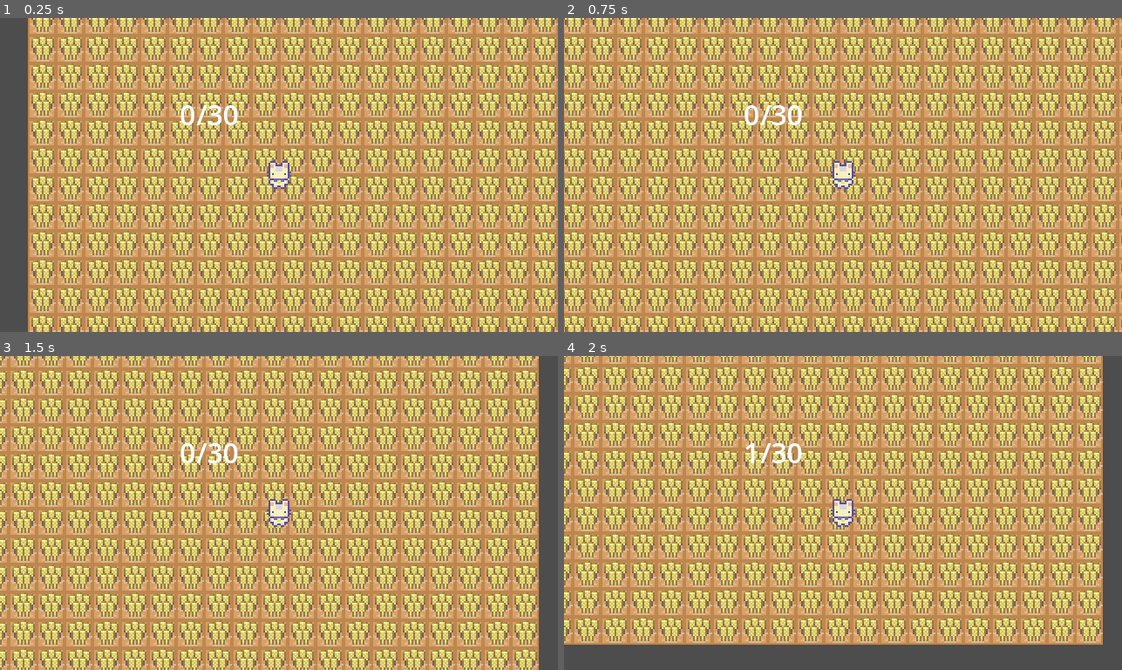
Above: before the commit, frames 1-4 (two rows, left to right).
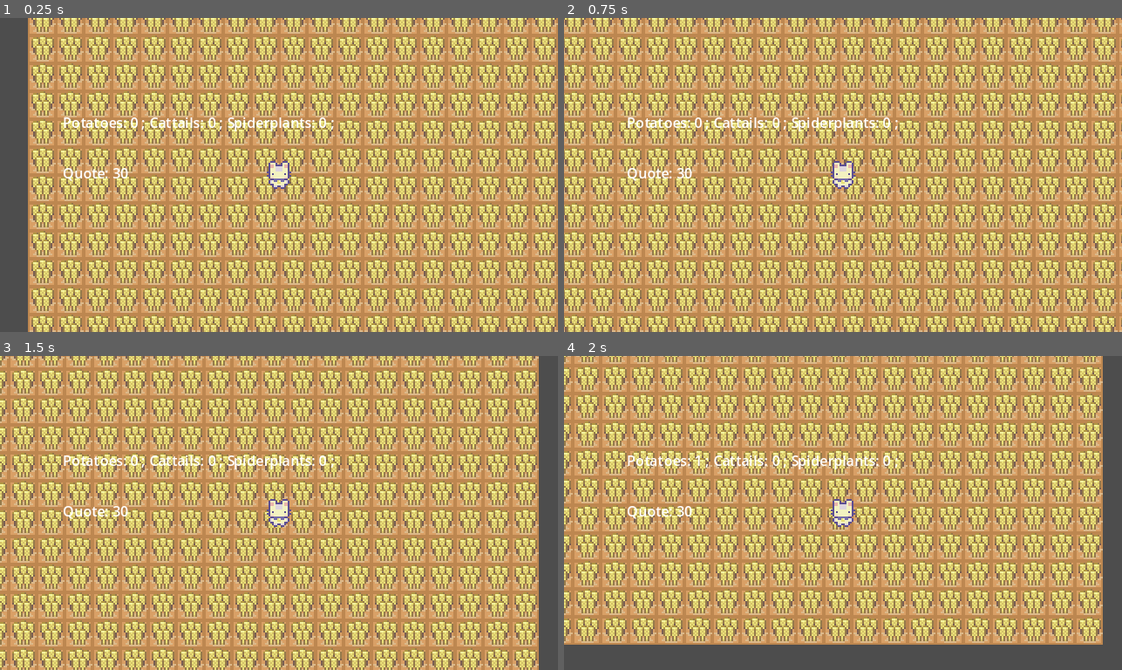
Above: after the commit, the same moments.

Repository: Voladsky/start-game-jam-2024
Game: Godot game, scene res://world/world.tscn
Two runs of this game, one before a commit and one after it. Both use one fixed random seed, a clock stepped at 60 frames per second and the inputs below.
Inputs:
- Up to frame 1 (0.25 s): no input
- Up to frame 2 (0.75 s): tap Enter at 0.5 s; hold D (move_right) from 0.53 s (still down); tap T at 0.6 s
- Up to frame 3 (1.5 s): tap Y at 0.8, 1.35 s; release D (move_right) at 1.28 s; hold S (move_down) from 1.28 s (still down)
- Up to frame 4 (2 s): keep holding S (move_down); tap Q at 1.55 s

The runs differ from the first frame. In frame 1, 1.1% of the frame differs, in the area x 11-60%, y 27-52%; in frame 2, 1.1%; in frame 3, 1.1%; in frame 4, 1.1%.

Commit message:
Added resource bar, plant generator (washing machine) interface

Diff:
--- /dev/null
+++ b/UI/resource_bar/resource_bar.gd
@@ -0,0 +1,19 @@
+extends Label
+
+@onready var quote = $"../../Quote"
+
+# Called when the node enters the scene tree for the first time.
+func _ready():
+	pass # Replace with function body.
+
+
+# Called every frame. 'delta' is the elapsed time since the previous frame.
+func _process(delta):
+	text = "Potatoes: %s ; Cattails: %s ; Spiderplants: %s ;\n
+	Quote: %s" % \
+		[plant_amount.potato_amount,
+		 plant_amount.cattail_amount,
+		 plant_amount.spiderplant_amount,
+		 quote.quote_potato_amount
+		]
+	pass
--- /dev/null
+++ b/plant_amount/plant_amount.gd
@@ -0,0 +1,7 @@
+extends Node2D
+
+class_name plant_amount
+
+static var potato_amount = 0
+static var cattail_amount = 0
+static var spiderplant_amount = 0
--- /dev/null
+++ b/plant_amount/plant_amount.tscn
@@ -0,0 +1,6 @@
+[gd_scene load_steps=2 format=3 uid="uid://4novldfnvnci"]
+
+[ext_resource type="Script" path="res://plant_amount/plant_amount.gd" id="1_scdo1"]
+
+[node name="PlantAmount" type="Node2D"]
+script = ExtResource("1_scdo1")
--- /dev/null
+++ b/plant_generator/plant_generator.gd
@@ -0,0 +1,21 @@
+extends Node2D
+
+var cattail_cost = 5
+var spiderplant_cost = 5
+
+func _unhandled_key_input(event):
+	if event is InputEventKey:
+		if event.pressed && event.keycode == KEY_T:
+			buy_cattail()
+		elif event.pressed && event.keycode == KEY_Y:
+			buy_spiderplant()
+
+func buy_cattail():
+	if plant_amount.potato_amount >= cattail_cost:
+		plant_amount.cattail_amount += 1
+		plant_amount.potato_amount -= cattail_cost
+
+func buy_spiderplant():
+	if plant_amount.potato_amount >= spiderplant_cost:
+		plant_amount.spiderplant_amount += 1
+		plant_amount.potato_amount -= spiderplant_cost
--- /dev/null
+++ b/plant_generator/plant_generator.tscn
@@ -0,0 +1,6 @@
+[gd_scene load_steps=2 format=3 uid="uid://bj5vcfdw0w6pp"]
+
+[ext_resource type="Script" path="res://plant_generator/plant_generator.gd" id="1_811cq"]
+
+[node name="PlantGenerator" type="Node2D"]
+script = ExtResource("1_811cq")
--- a/quote/quote.gd
+++ b/quote/quote.gd
@@ -1,25 +1,18 @@
 extends Node2D
 
 var quote_potato_amount = 30
-var current_potato_amount = 0
-
-@onready var label = $Label
 
 func compare_to_quote():
-	return quote_potato_amount <= current_potato_amount
+	return quote_potato_amount <= plant_amount.potato_amount
 
 func collect_potato():
-	current_potato_amount += 1
+	plant_amount.potato_amount += 1
 
 func take_quote():
 	if !compare_to_quote():
 		get_tree().quit()
-	current_potato_amount -= quote_potato_amount
+	plant_amount.potato_amount -= quote_potato_amount
 	quote_potato_amount *= 2
-
-func _process(delta):
-	$Label.text = "%s/%s" % [current_potato_amount, quote_potato_amount]
-
 
 func _unhandled_key_input(event):
 	if event is InputEventKey:
--- a/quote/quote.tscn
+++ b/quote/quote.tscn
@@ -4,7 +4,3 @@
 
 [node name="Quote" type="Node2D"]
 script = ExtResource("1_6pork")
-
-[node name="Label" type="Label" parent="."]
-offset_right = 40.0
-offset_bottom = 23.0
--- a/world/world.tscn
+++ b/world/world.tscn
@@ -1,16 +1,28 @@
-[gd_scene load_steps=4 format=3 uid="uid://dweju044mtrvp"]
+[gd_scene load_steps=6 format=3 uid="uid://dweju044mtrvp"]
 
 [ext_resource type="PackedScene" uid="uid://cibudicojo330" path="res://player/player.tscn" id="1_ycg5s"]
 [ext_resource type="PackedScene" uid="uid://cr7uhyth0eipe" path="res://tilemap/tile_map.tscn" id="2_k63ot"]
 [ext_resource type="PackedScene" uid="uid://b3oms1mtvln6c" path="res://quote/quote.tscn" id="3_hkc3s"]
+[ext_resource type="PackedScene" uid="uid://bj5vcfdw0w6pp" path="res://plant_generator/plant_generator.tscn" id="3_ialrv"]
+[ext_resource type="Script" path="res://UI/resource_bar/resource_bar.gd" id="4_2a8kd"]
 
 [node name="World" type="Node2D"]
 
 [node name="TileMap" parent="." instance=ExtResource("2_k63ot")]
 
+[node name="Quote" parent="." instance=ExtResource("3_hkc3s")]
+position = Vector2(-57, -46)
+
+[node name="PlantGenerator" parent="." instance=ExtResource("3_ialrv")]
+
 [node name="Player" parent="." instance=ExtResource("1_ycg5s")]
 
-[node name="Quote" parent="Player" instance=ExtResource("3_hkc3s")]
-position = Vector2(-57, -46)
+[node name="ResourceBar" type="Label" parent="Player"]
+offset_left = -124.0
+offset_top = -36.0
+offset_right = 110.0
+offset_bottom = -13.0
+theme_override_font_sizes/font_size = 8
+script = ExtResource("4_2a8kd")
 
 [node name="Camera2D" type="Camera2D" parent="Player"]
